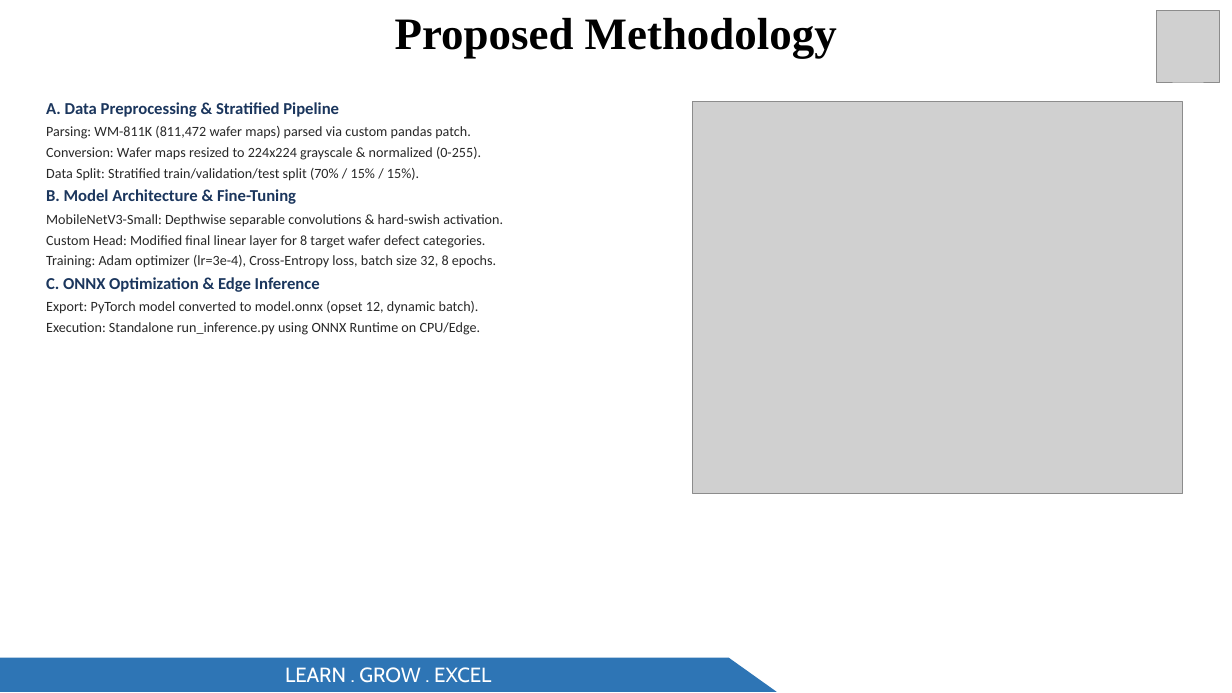
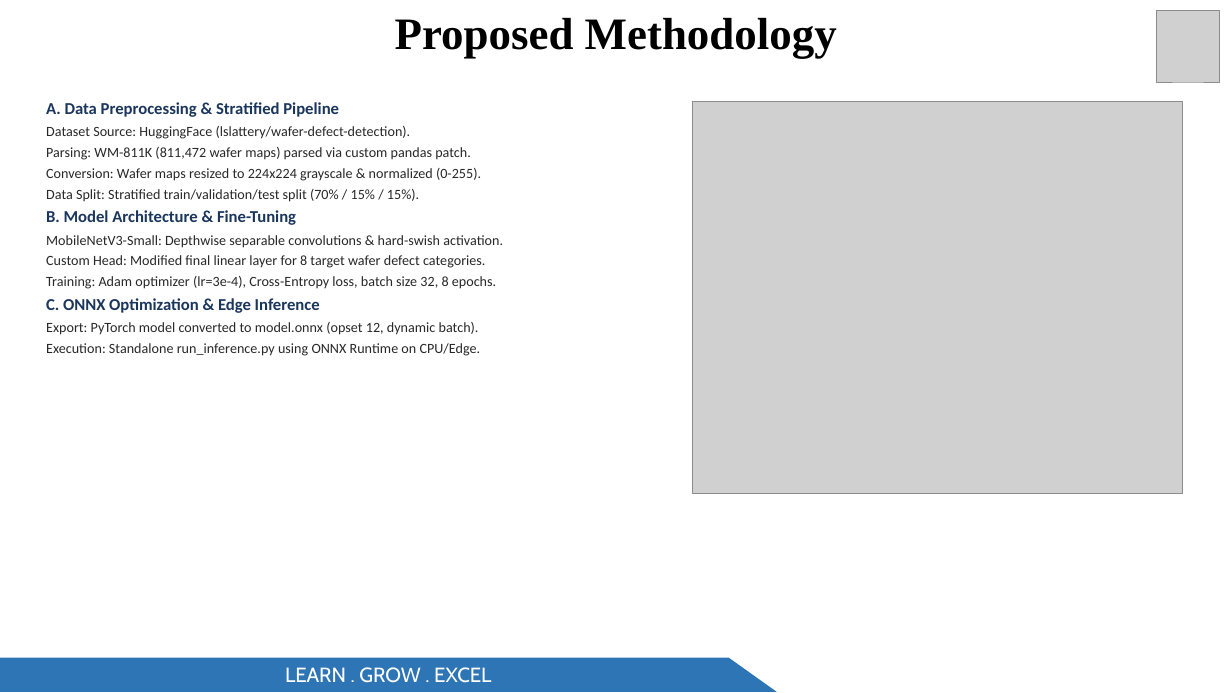
Before and after one commit to Ad1thh/semiconductor-defect-classification, a slide deck: slide 5 of presentation.pptx. Drawn at 1232x693 pixels with LibreOffice and Linux fonts; fonts in the diff are those of the drawing; grey boxes stand for pictures. Boxes give left, top, right and bottom in pixels: in the first picture for what was removed or moved away, otherwise in the second. Text is boxed around its words. In the diff, an @@ line names an element or a change of style, - is before the commit and + after.

Commit message:
docs: update presentation files and add direct HuggingFace dataset download link to README

```diff
--- a/presentation.pptx
+++ b/presentation.pptx
@@ text at (x1=46, y1=126, x2=411, y2=139): paragraph added @@
+  Dataset Source: HuggingFace (lslattery/wafer-defect-detection).
```
Also in this commit, not shown: 1 other slide changed, 2 other files.
